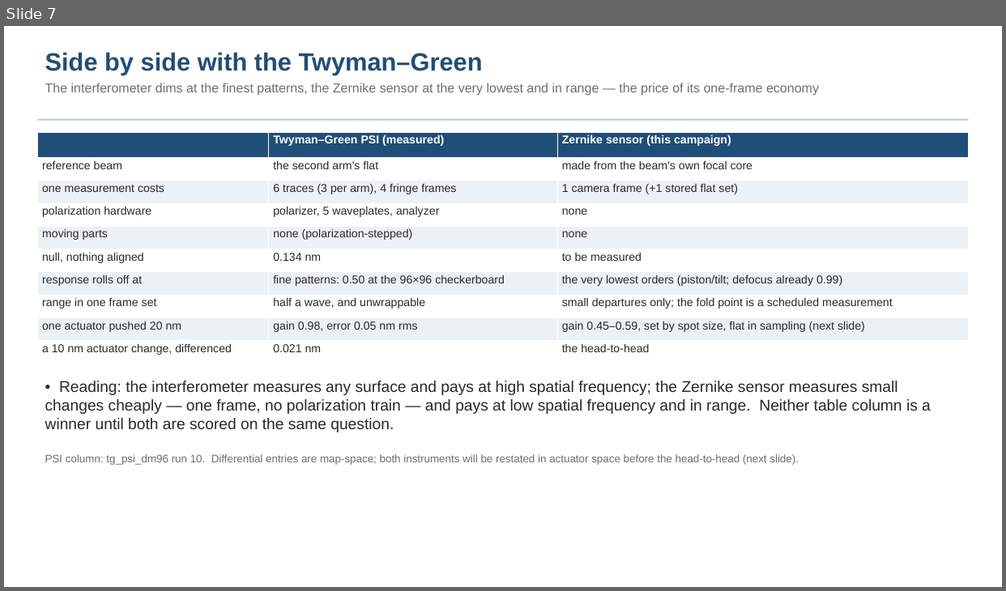
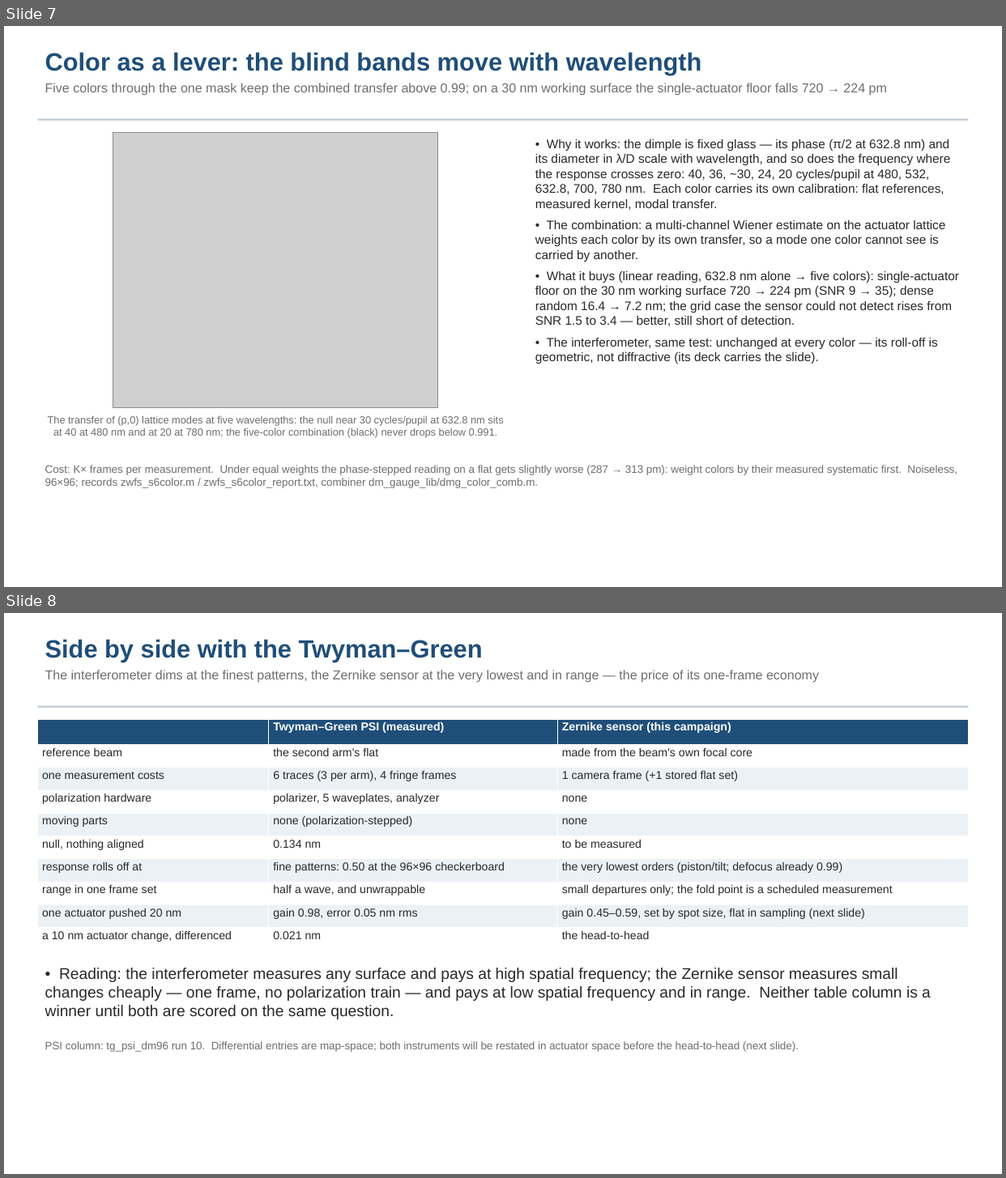
Before and after one commit to nasa-jpl/macos, a slide deck: demo_session/deck_zwfs.pptx. Shown one above the other, each under a label of ours: slide 7 before the commit, slides 7 and 8 after it. The pictures are 1006x591 and 1006x1178 pixels, drawn with LibreOffice and Linux fonts; fonts in the diff are those of the drawing; grey boxes stand for pictures. Boxes give left, top, right and bottom in pixels: in the first picture for what was removed or moved away, otherwise in the second. Text is boxed around its words. In the diff, an @@ line names an element or a change of style, - is before the commit and + after.

```diff
--- a/demo_session/deck_zwfs.pptx
+++ b/demo_session/deck_zwfs.pptx
@@ slide 7 added at bbox=[4, 26, 1002, 587], background #FFFFFF @@
@@ text added at bbox=[45, 52, 887, 96], 12.5 pt, text #6E6E6E @@
+Color as a lever: the blind bands move with wavelength
+Five colors through the one mask keep the combined transfer above 0.99; on a 30 nm working surface the single-actuator floor falls 720 → 224 pm
@@ rectangle added at bbox=[38, 119, 968, 120], fill #B8C6D4 @@
@@ picture added at bbox=[113, 132, 437, 408] @@
@@ text added at bbox=[535, 139, 959, 365], 12 pt, text #282828 @@
+• Why it works: the dimple is fixed glass — its phase (π/2 at 632.8 nm) and its diameter in λ/D scale with wavelength, and so does the frequency where the response crosses zero: 40, 36, ~30, 24, 20 cycles/pupil at 480, 532, 632.8, 700, 780 nm. Each color carries its own calibration: flat references, measured kernel, modal transfer.
+• The combination: a multi-channel Wiener estimate on the actuator lattice weights each color by its own transfer, so a mode one color cannot see is carried by another.
+• What it buys (linear reading, 632.8 nm alone → five colors): single-actuator floor on the 30 nm working surface 720 → 224 pm (SNR 9 → 35); dense random 16.4 → 7.2 nm; the grid case the sensor could not detect rises from SNR 1.5 to 3.4 — better, still short of detection.
+• The interferometer, same test: unchanged at every color — its roll-off is geometric, not diffractive (its deck carries the slide).
@@ text added at bbox=[48, 416, 503, 438], 10 pt, text #6E6E6E @@
+The transfer of (p,0) lattice modes at five wavelengths: the null near 30 cycles/pupil at 632.8 nm sits at 40 at 480 nm and at 20 at 780 nm; the five-color combination (black) never drops below 0.991.
@@ text added at bbox=[45, 465, 957, 489], 10.5 pt, text #6E6E6E @@
+Cost: K× frames per measurement. Under equal weights the phase-stepped reading on a flat gets slightly worse (287 → 313 pm): weight colors by their measured systematic first. Noiseless, 96×96; records zwfs_s6color.m / zwfs_s6color_report.txt, combiner dm_gauge_lib/dmg_color_comb.m.
@@ what was slide 7 is now slide 8 @@
```
Also in this commit, not shown: 2 slides changed, 7 other files.
